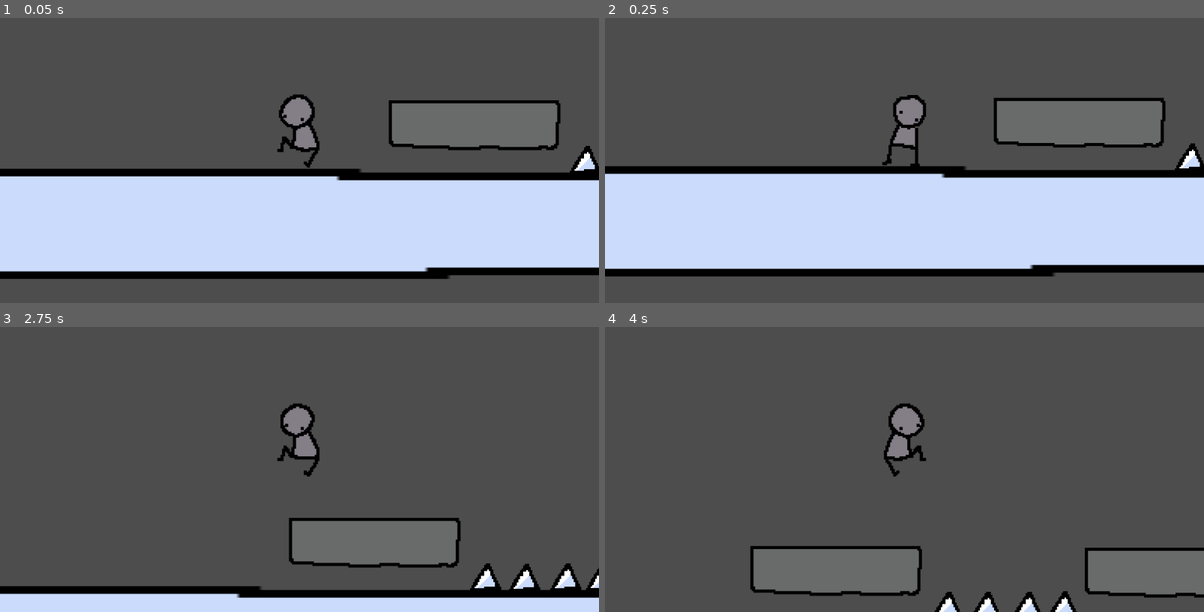
Above: before the commit, frames 1-4 (two rows, left to right).
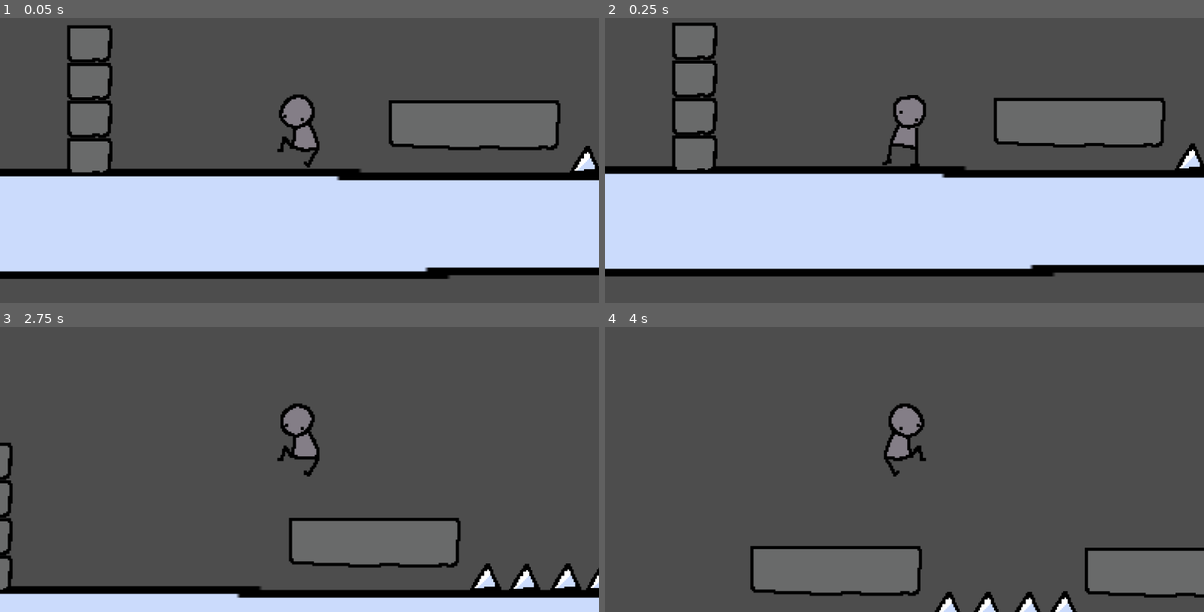
Above: after the commit, the same moments.

Repository: Helia8/platform
Game: Godot game, scene res://scenes/Level/Level1.tscn
The game is run twice, just before and just after one commit, with the same random seed, the same clock (stepped at 60 frames per second) and the same inputs.
Inputs:
- Up to frame 1 (0.05 s): no input
- Up to frame 2 (0.25 s): no input
- Up to frame 3 (2.75 s): tap Enter (ui_accept) at 0.5, 0.77, 1.52 s; hold Right (ui_right) 0.53-2.03 s; hold Left (ui_left) from 2.03 s (still down)
- Up to frame 4 (4 s): release Left (ui_left) at 2.78 s; hold Right (ui_right) from 2.78 s (still down); tap Enter (ui_accept) at 3.02, 3.77 s

The runs differ from the first frame. In frame 1, 3.7% of the frame differs, in the area x 11-19%, y 2-55%; in frame 2, 3.6%; in frame 3, 1.0%; in frame 4, nothing differs.

Commit message:
feat: enemy

Diff:
--- a/scenes/Ennemies/BasicEnnemy.tscn
+++ b/scenes/Ennemies/BasicEnnemy.tscn
@@ -1,13 +1,52 @@
 [gd_scene format=3 uid="uid://dillxlklk13ia"]
 
 [ext_resource type="Script" uid="uid://c5hh4sj4i15iv" path="res://src/Ennemies/basic_ennemy.gd" id="1_ud4je"]
+[ext_resource type="Texture2D" uid="uid://b3ts2hu1vofjw" path="res://assets/anims/enemies/enemy_ball1.png" id="2_06wfx"]
+[ext_resource type="Texture2D" uid="uid://chjvhong35hxk" path="res://assets/anims/enemies/enemy_ball2.png" id="3_eo7p3"]
+[ext_resource type="Texture2D" uid="uid://dwx4ch3wgg16c" path="res://assets/anims/enemies/enemy_ball3.png" id="4_ckgsn"]
+[ext_resource type="Texture2D" uid="uid://bukbrfbbhr2bt" path="res://assets/anims/enemies/enemy_ball4.png" id="5_2x6xn"]
+[ext_resource type="Texture2D" uid="uid://ki3o2sob4s3c" path="res://assets/anims/enemies/enemy_ball5.png" id="6_xylyd"]
+[ext_resource type="Texture2D" uid="uid://bq2bj6cmfre4s" path="res://assets/anims/enemies/enemy_ball6.png" id="7_i6ayt"]
+[ext_resource type="Texture2D" uid="uid://sk44wtnnmsfi" path="res://assets/anims/enemies/enemy_ball7.png" id="8_pw5n2"]
+[ext_resource type="Texture2D" uid="uid://fxgff0k1tgws" path="res://assets/anims/enemies/enemy_ball8.png" id="9_mcof8"]
 
 [sub_resource type="CircleShape2D" id="CircleShape2D_ud4je"]
-radius = 130.09612
+radius = 143.03146
 
-[sub_resource type="CapsuleShape2D" id="CapsuleShape2D_johxw"]
-radius = 122.0
-height = 244.0
+[sub_resource type="SpriteFrames" id="SpriteFrames_4uoob"]
+animations = [{
+"frames": [{
+"duration": 1.0,
+"texture": ExtResource("2_06wfx")
+}, {
+"duration": 1.0,
+"texture": ExtResource("3_eo7p3")
+}, {
+"duration": 1.0,
+"texture": ExtResource("4_ckgsn")
+}, {
+"duration": 1.0,
+"texture": ExtResource("5_2x6xn")
+}, {
+"duration": 1.0,
+"texture": ExtResource("6_xylyd")
+}, {
+"duration": 1.0,
+"texture": ExtResource("7_i6ayt")
+}, {
+"duration": 1.0,
+"texture": ExtResource("8_pw5n2")
+}, {
+"duration": 1.0,
+"texture": ExtResource("9_mcof8")
+}],
+"loop": true,
+"name": &"walk",
+"speed": 5.0
+}]
+
+[sub_resource type="CircleShape2D" id="CircleShape2D_06wfx"]
+radius = 135.0
 
 [node name="BasicEnnemy" type="CharacterBody2D" unique_id=1010090589]
 script = ExtResource("1_ud4je")
@@ -17,7 +56,16 @@
 [node name="EnnemyHitbox" type="CollisionShape2D" parent="EnnemyArea" unique_id=2006207632]
 shape = SubResource("CircleShape2D_ud4je")
 
+[node name="EnemyBall1" type="Sprite2D" parent="EnnemyArea" unique_id=954801813]
+position = Vector2(-1, 2)
+texture = ExtResource("2_06wfx")
+
+[node name="AnimatedSprite2D" type="AnimatedSprite2D" parent="EnnemyArea" unique_id=1962338253]
+sprite_frames = SubResource("SpriteFrames_4uoob")
+animation = &"walk"
+frame_progress = 0.73899174
+
 [node name="EnnemyCollision" type="CollisionShape2D" parent="." unique_id=2092200608]
-shape = SubResource("CapsuleShape2D_johxw")
+shape = SubResource("CircleShape2D_06wfx")
 
 [connection signal="body_entered" from="EnnemyArea" to="." method="_on_ennemy_area_body_entered"]
--- a/scenes/Platforms/SquarePlatform.tscn
+++ b/scenes/Platforms/SquarePlatform.tscn
@@ -1,4 +1,6 @@
 [gd_scene format=3 uid="uid://lgtdme4tg6sh"]
+
+[ext_resource type="Texture2D" uid="uid://djsp4xco55qmx" path="res://assets/square.png" id="1_2h23h"]
 
 [sub_resource type="RectangleShape2D" id="RectangleShape2D_eph2f"]
 size = Vector2(148, 121)
@@ -10,3 +12,7 @@
 [node name="SquareCollision" type="CollisionShape2D" parent="SquareBody" unique_id=1489138258]
 position = Vector2(74, 60.5)
 shape = SubResource("RectangleShape2D_eph2f")
+
+[node name="Square" type="Sprite2D" parent="SquareBody" unique_id=1001167906]
+position = Vector2(74, 61)
+texture = ExtResource("1_2h23h")
Binary file added: assets/anims/enemies/enemy_ball1.png
Not shown, added: assets/anims/enemies/enemy_ball1.png.import
Binary file added: assets/anims/enemies/enemy_ball2.png
Not shown, added: assets/anims/enemies/enemy_ball2.png.import
Binary file added: assets/anims/enemies/enemy_ball3.png
Not shown, added: assets/anims/enemies/enemy_ball3.png.import
Binary file added: assets/anims/enemies/enemy_ball4.png
Not shown, added: assets/anims/enemies/enemy_ball4.png.import
Binary file added: assets/anims/enemies/enemy_ball5.png
Not shown, added: assets/anims/enemies/enemy_ball5.png.import
Binary file added: assets/anims/enemies/enemy_ball6.png
Not shown, added: assets/anims/enemies/enemy_ball6.png.import
(and 6 more such lines)
